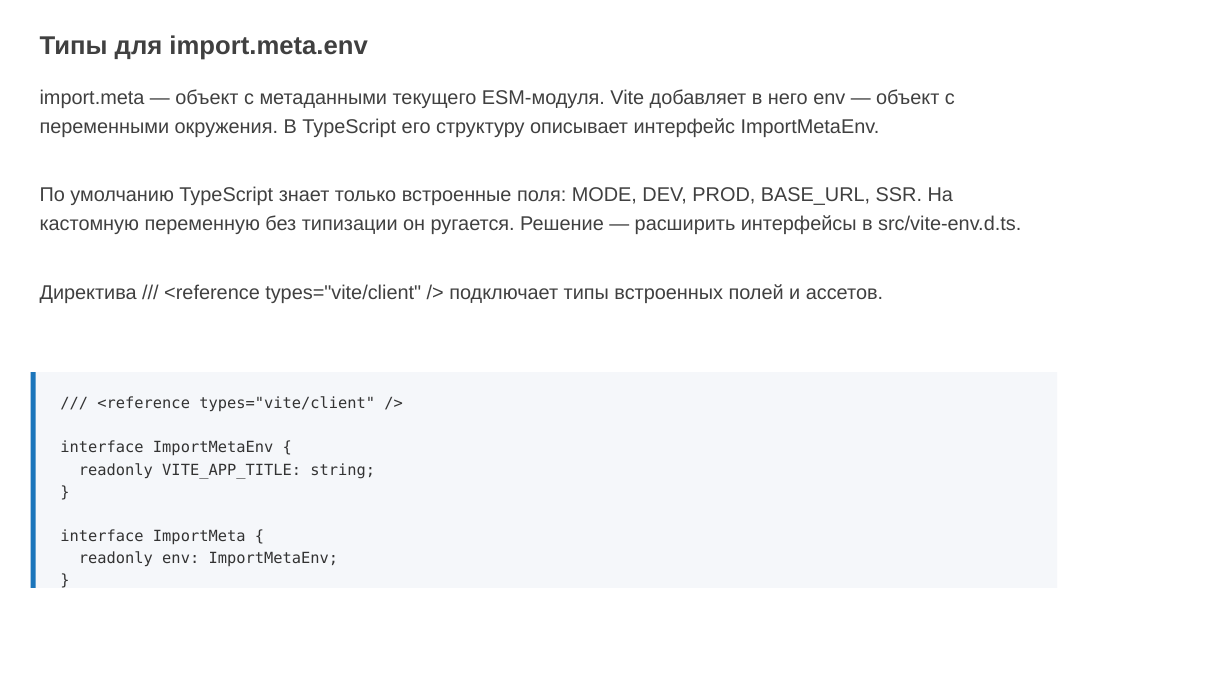
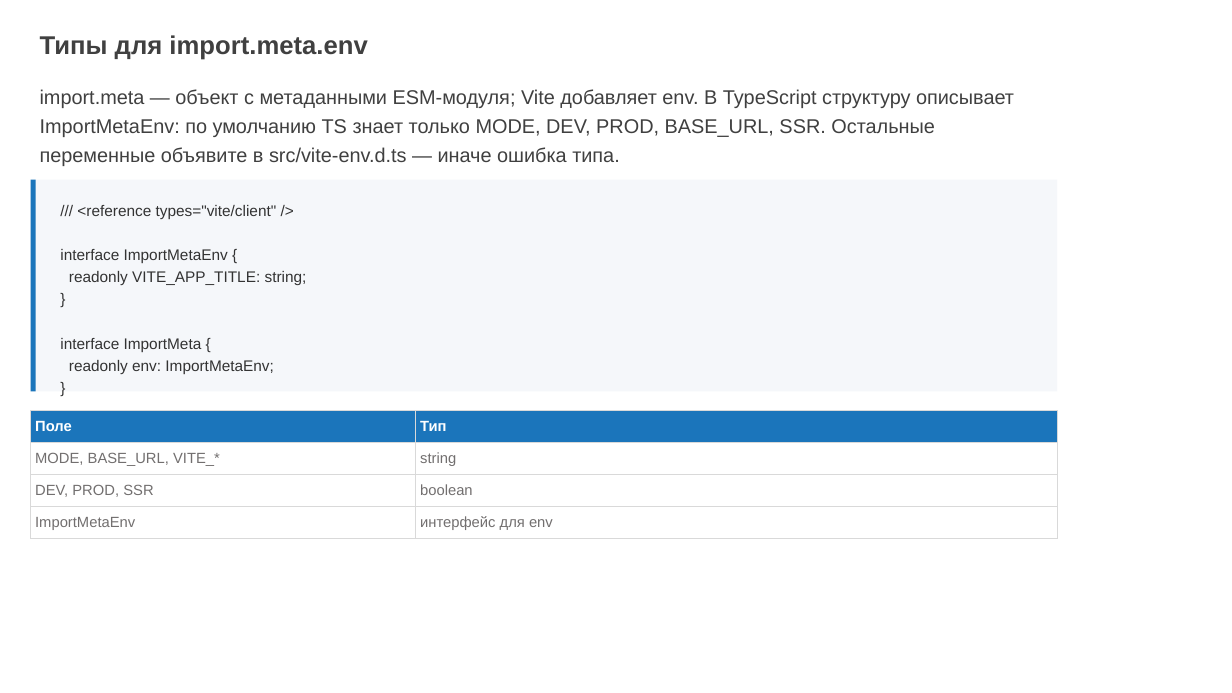
Before and after one commit to ErnandesDaniel/mephi-higher-engineering-school-lectures, a slide deck: slide 15 of lecture-1/modern-frontend-tooling.pptx. Drawn at 1232x693 pixels with LibreOffice and Linux fonts; fonts in the diff are those of the drawing; background and template pictures are left out. Boxes give left, top, right and bottom in pixels: in the first picture for what was removed or moved away, otherwise in the second. Text is boxed around its words. In the diff, an @@ line names an element or a change of style, - is before the commit and + after.

```diff
--- a/lecture-1/modern-frontend-tooling.pptx
+++ b/lecture-1/modern-frontend-tooling.pptx
@@ text at (40, 89, 1014, 166): text changed @@
-import.meta — объект с метаданными текущего ESM-модуля. Vite добавляет в него env — объект с переменными окружения. В TypeScript его структуру описывает интерфейс ImportMetaEnv.
-По умолчанию TypeScript знает только встроенные поля: MODE, DEV, PROD, BASE_URL, SSR. На кастомную переменную без типизации он ругается. Решение — расширить интерфейсы в src/vite-env.d.ts.
-Директива /// <reference types="vite/client" /> подключает типы встроенных полей и ассетов.
+import.meta — объект с метаданными ESM-модуля; Vite добавляет env. В TypeScript структуру описывает ImportMetaEnv: по умолчанию TS знает только MODE, DEV, PROD, BASE_URL, SSR. Остальные переменные объявите в src/vite-env.d.ts — иначе ошибка типа.
@@ rectangle: place and size @@
-rectangle at (30, 372, 1057, 588)
+rectangle at (30, 179, 1057, 391)
@@ rectangle: place and size @@
-rectangle at (30, 372, 36, 588)
+rectangle at (30, 179, 36, 391)
@@ text "/// <reference types="vite/client" />": place and size @@
-text "/// <reference types="vite/client" />" at (60, 396, 375, 567)
+text "/// <reference types="vite/client" />" at (60, 205, 307, 374)
@@ text "/// <reference types="vite/client" />" at (60, 205, 307, 374): font DejaVu Sans Mono to Arial @@
@@ table added at (30, 410, 1057, 539), 4 rows, 2 columns @@
+Поле | Тип
+MODE, BASE_URL, VITE_* | string
+DEV, PROD, SSR | boolean
+ImportMetaEnv | интерфейс для env
```
Also in this commit, not shown: 8 other slides changed, 5 slides added, 3 slides removed, 1 other file.
